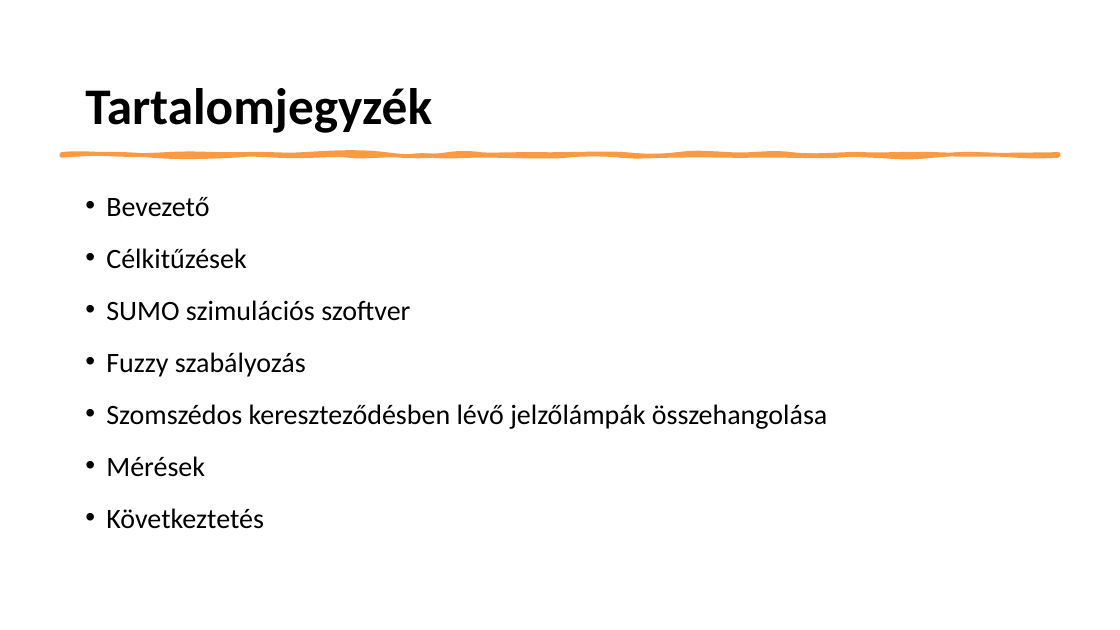
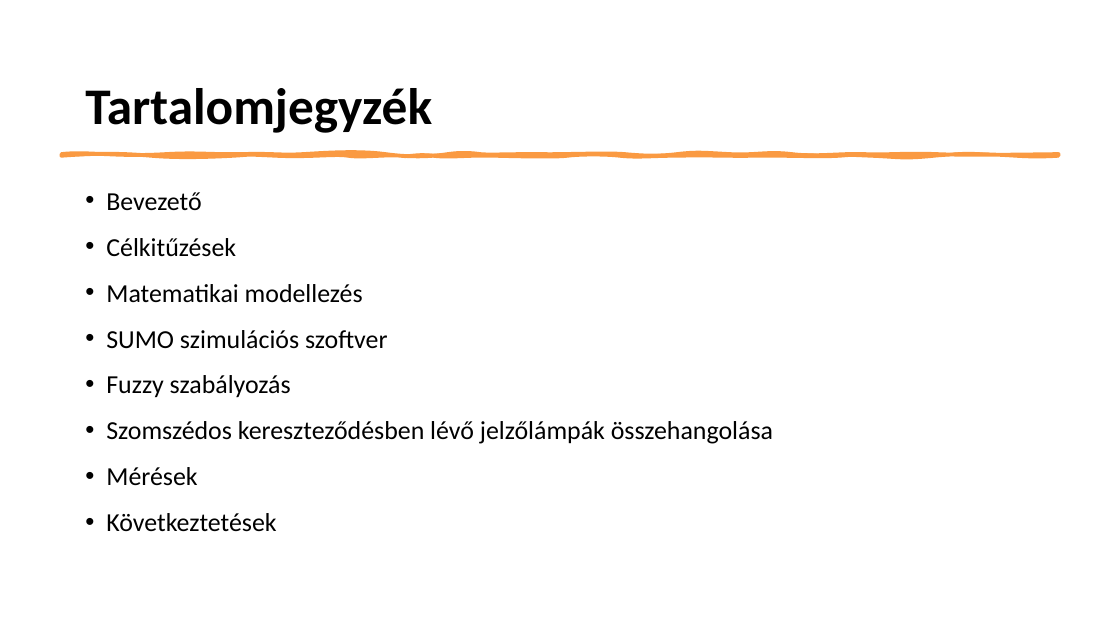
Before and after one commit to Jozsyy/Traffic-control, a slide deck: slide 2 of Dokumentumok/Miklo_Jozsef_Peter_prezentacio.pptx. Drawn at 1120x630 pixels with LibreOffice and Linux fonts; fonts in the diff are those of the drawing. Boxes give left, top, right and bottom in pixels: in the first picture for what was removed or moved away, otherwise in the second. Text is boxed around its words. In the diff, an @@ line names an element or a change of style, - is before the commit and + after.

```diff
--- a/Dokumentumok/Miklo_Jozsef_Peter_prezentacio.pptx
+++ b/Dokumentumok/Miklo_Jozsef_Peter_prezentacio.pptx
@@ text at (106, 192, 773, 486): size 24 to 22.2 pt in "Bevezető", "Célkitűzések", "SUMO szimulációs szoftver", "Fuzzy szabályozás" and 2 more places; line spacing 1.2 to 1.1 @@
@@ text at (106, 284, 363, 303): paragraph added @@
+• Matematikai modellezés
@@ text at (106, 513, 276, 532): text changed; size 24 to 22.2 pt @@
-• Következtetés
+• Következtetések
```
Also in this commit, not shown: 13 other slides changed, 2 slides added, 53 other files.
